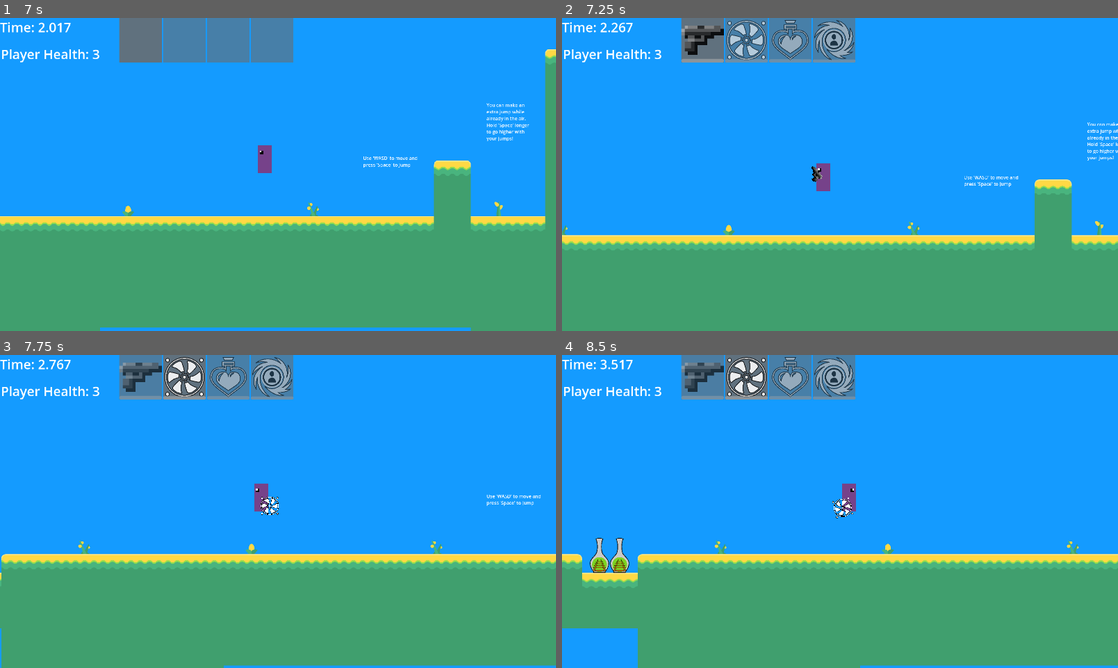
Above: before the commit, frames 1-4 (two rows, left to right).
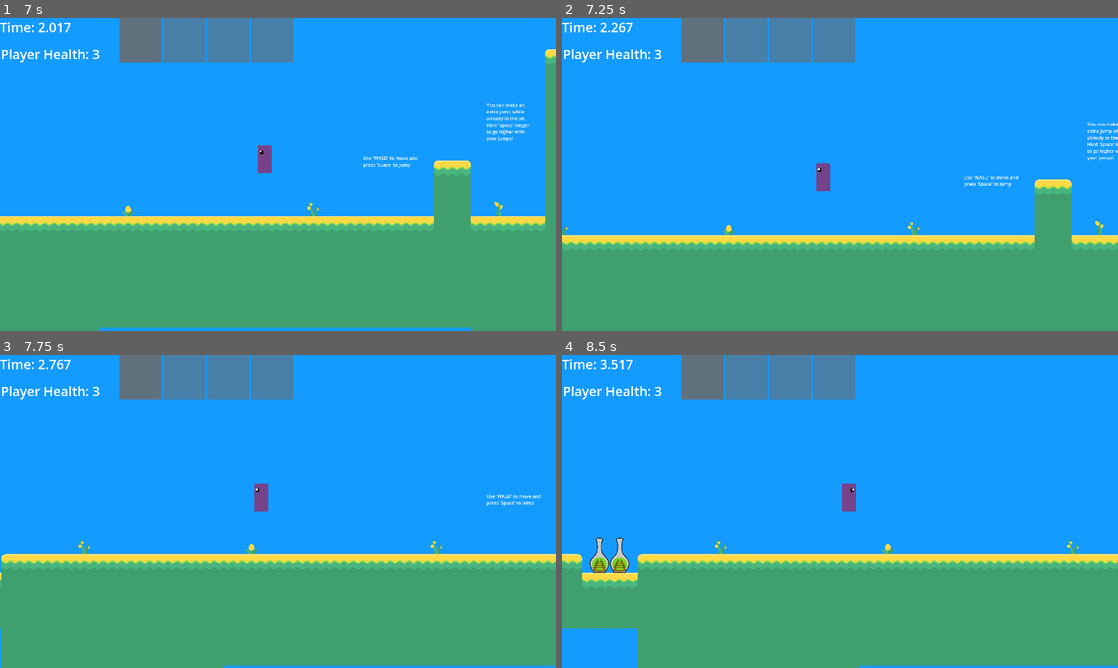
Above: after the commit, the same moments.

Repository: AidanCooper2003/AshenSkies
Game: Godot game, scene res://scenes/levels/main_menu.tscn
Same seed, same stepped clock (60 frames per second), same inputs: the game is played once before the commit and once after it.
Inputs (mouse positions are in pixels of both pictures, inside the frame that each line leads up to):
- Up to frame 1 (7 s): click "Start" at 0.5 s; tap Space (Jump) at 1.25, 1.52, 2, 2.27, 2.75, 3.5, 3.77, 4.25, 4.52, 5, 5.27, 6.77 s; move the mouse to (400, 158) at 1.27 s; press the mouse at (400, 158) at 1.28 s; hold D (Move Right) 1.28-2.78 s; move the mouse to (166, 190) at 2.02 s; release the mouse at (166, 190) at 2.03 s; right-click (166, 190) at 2.1 s; move the mouse to (333, 105) at 2.77 s; hold A (Move Left) 2.78-3.53 s; tap Mouse wheel down (SwapWeaponDown) at 2.85, 6.6 s; move the mouse to (250, 237) at 3.52 s; hold D (Move Right) 3.53-5.03 s; tap Mouse wheel up (SwapWeaponUp) at 3.6 s; move the mouse to (444, 221) at 4.27 s; hold E (Tertiary Fire) 4.28-5.03 s; tap [ (Debug 1) at 4.9 s; move the mouse to (111, 127) at 5.02 s; hold A (Move Left) 5.03-5.78 s; click (111, 127) at 5.1 s; tap R (Debug 2) at 5.65 s; move the mouse to (305, 174) at 5.77 s; hold D (Move Right) 5.78-6.53 s; hold Right mouse button (Secondary Fire) 5.78-6.53 s; tap F (Debug 3) at 6.4 s; move the mouse to (194, 96) at 6.52 s; hold A (Move Left) from 6.53 s (still down)
- Up to frame 2 (7.25 s): keep holding A (Move Left); tap L (Debug 4) at 7.15 s
- Up to frame 3 (7.75 s): keep holding A (Move Left); move the mouse to (400, 495) at 7.27 s; tap Mouse wheel up (SwapWeaponUp) at 7.35 s; tap Space (Jump) at 7.52 s
- Up to frame 4 (8.5 s): move the mouse to (728, 527) at 8.02 s; release A (Move Left) at 8.03 s; hold D (Move Right) from 8.03 s (still down); tap E (Tertiary Fire) at 8.1 s; tap Space (Jump) at 8.27 s

Frame 1 is identical in both runs. In frame 2, 2.3% of the frame differs, in the area x 21-53%, y 0-53%; in frame 3, 3.3%, in the area x 21-53%, y 0-52%; in frame 4, 3.3%.

Commit message:
Removed debug weapon spawn

Diff:
--- a/scripts/utility/debug_helper.gd
+++ b/scripts/utility/debug_helper.gd
@@ -19,10 +19,7 @@
 	if Input.is_action_just_pressed("Debug 2"):
 		EventBus.ingredients_reset.emit()
 	if Input.is_action_just_pressed("Debug 4"):
-		_assign_weapon("test_gun")
-		_assign_weapon("air_compressor")
-		_assign_weapon("health_potion")
-		_assign_weapon("biologic_overclock")
+		pass
 	if Input.is_action_just_pressed("Exit To Menu"):
 		get_tree().change_scene_to_file("res://scenes/levels/main_menu.tscn")
 
